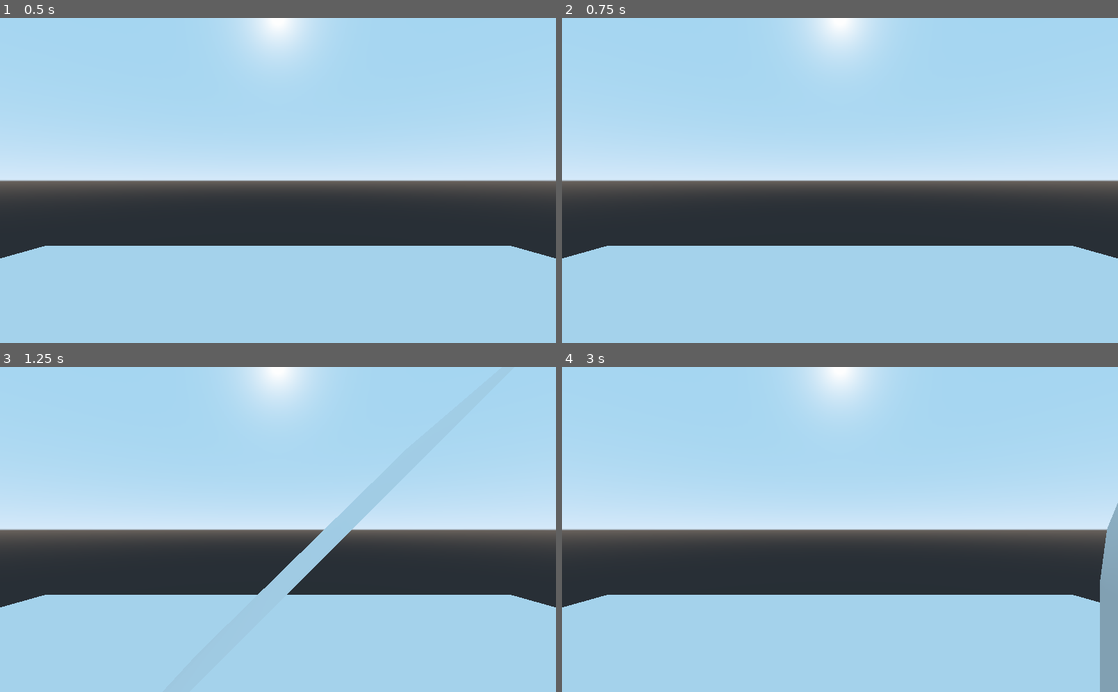
Above: before the commit, frames 1-4 (two rows, left to right).
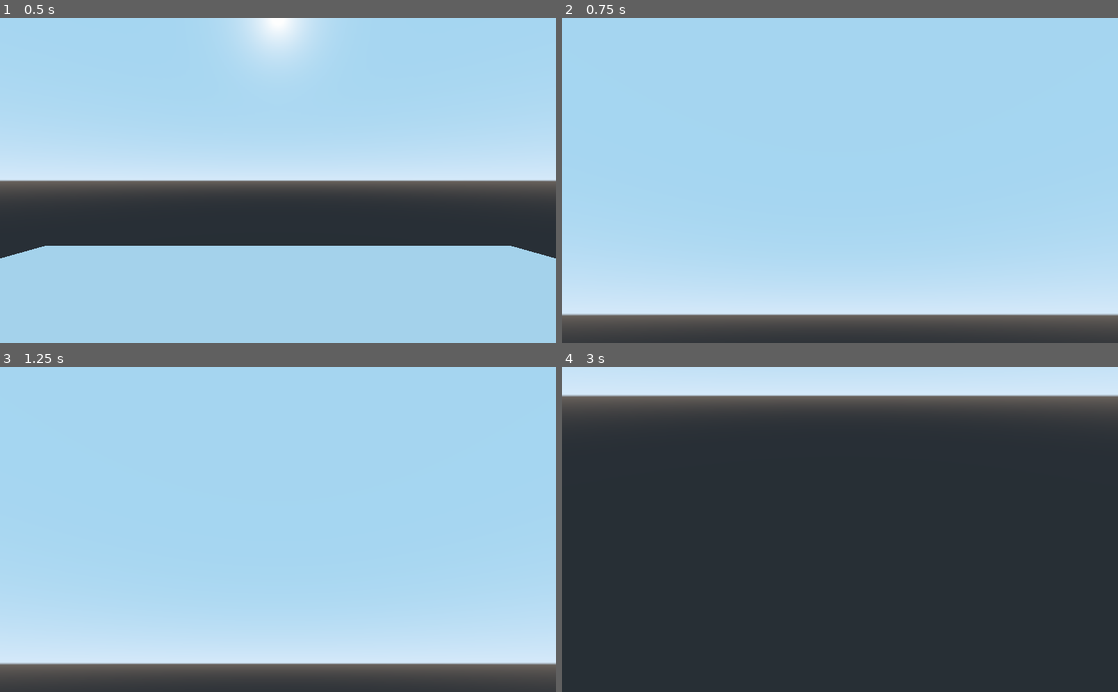
Above: after the commit, the same moments.

Repository: Xwilarg/BearJam
Game: Godot game, scene res://Scenes/Main.tscn
Two runs of this game, one before a commit and one after it. Both use one fixed random seed, a clock stepped at 60 frames per second and the inputs below.
Inputs (mouse positions are in pixels of both pictures, inside the frame that each line leads up to):
- Up to frame 1 (0.5 s): no input
- Up to frame 2 (0.75 s): tap Enter at 0.5 s; move the mouse to (962, 164) at 0.52 s; hold D (right) from 0.53 s (still down)
- Up to frame 3 (1.25 s): keep holding D (right)
- Up to frame 4 (3 s): move the mouse to (728, 545) at 1.27 s; release D (right) at 1.28 s; hold S (backward) 1.28-2.03 s; move the mouse to (895, 458) at 2.02 s; hold D (right) 2.03-2.78 s; move the mouse to (812, 594) at 2.77 s; hold W (forward) from 2.78 s (still down)

Frame 1 is identical in both runs. In frame 2, 51% of the frame differs, in the area x 0-100%, y 0-100%; in frame 3, 50%; in frame 4, 82%.

Commit message:
Fix FPS controller

Diff:
--- a/Scenes/Main.tscn
+++ b/Scenes/Main.tscn
@@ -25,6 +25,9 @@
 [node name="MeshInstance" type="MeshInstance" parent="PlayerKinematicBody/CollisionShape"]
 mesh = SubResource( 2 )
 
+[node name="Camera" type="Camera" parent="PlayerKinematicBody"]
+transform = Transform( 1, 0, 0, 0, 1, 0, 0, 0, 1, 0, 1.22236, 0 )
+
 [node name="Map" type="Spatial" parent="."]
 
 [node name="Floor" type="StaticBody" parent="Map"]
@@ -34,6 +37,3 @@
 
 [node name="MeshInstance" type="MeshInstance" parent="Map/Floor/CollisionShape"]
 mesh = SubResource( 4 )
-
-[node name="Camera" type="Camera" parent="."]
-transform = Transform( 1, 0, 0, 0, 1, 0, 0, 0, 1, 0, 2.82892, 0 )
--- a/Scripts/Player.gd
+++ b/Scripts/Player.gd
@@ -1,4 +1,8 @@
 extends KinematicBody
+
+var verRot: float
+var speed = 12
+var xSens = -1.0
 
 func _ready():
 	pass
@@ -16,5 +20,13 @@
 	elif Input.is_action_pressed("forward"):
 		y = -1
 
-	var velocity = (global_transform.basis.y * y + global_transform.basis.x * x).normalized()
-	move_and_slide(velocity)
+	var velocity = (global_transform.basis.z * y + global_transform.basis.x * x).normalized()
+	move_and_slide(velocity * speed)
+
+func _input(event):
+	if event is InputEventMouseMotion:
+		rotate_y(deg2rad(event.relative.x * xSens))
+		var value = event.relative.y * xSens
+		if value + verRot > -50 and value + verRot < 50:
+			verRot += value
+			$Camera.rotate_x(deg2rad(value))
